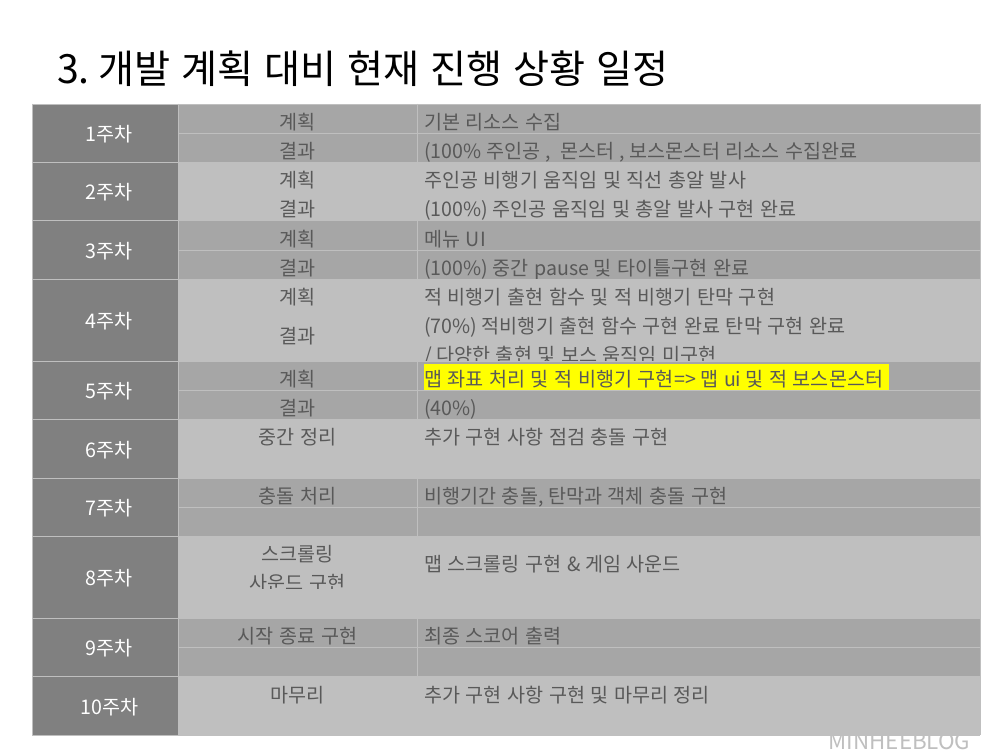
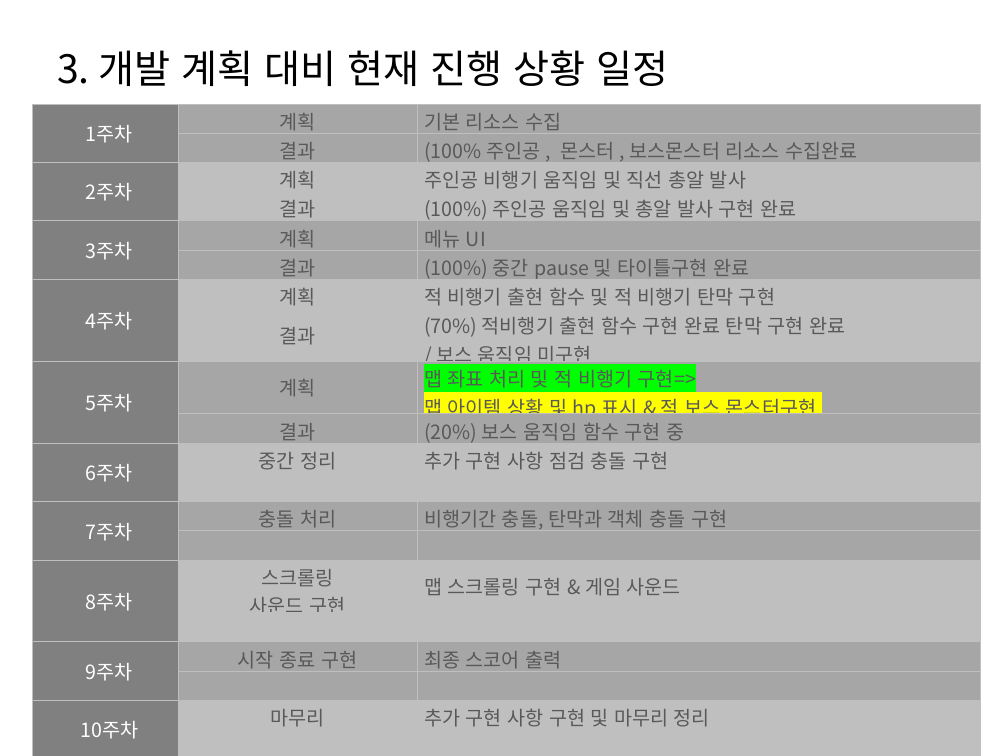
Before and after one commit to JINWOO-0715/2014180021-2DGP-Projects, a slide deck: slide 3 of 2DGP_Project_2nd.pptx. Drawn at 1008x756 pixels with LibreOffice and Linux fonts; fonts in the diff are those of the drawing. Boxes give left, top, right and bottom in pixels: in the first picture for what was removed or moved away, otherwise in the second. Text is boxed around its words. In the diff, an @@ line names an element or a change of style, - is before the commit and + after.

Commit message:
가이드 및 몬스터 다양하게 출현
* 조작법 안내 타이틀 추가
* 몬스터 랜덤하게 출현 추가

```diff
--- a/2DGP_Project_2nd.pptx
+++ b/2DGP_Project_2nd.pptx
@@ table at (x1=32, y1=104, x2=980, y2=756) @@
-row 8, column 3: (70%) 적비행기 출현 함수 구현 완료 탄막 구현 완료 / 다양한 출현 및 보스 움직임 미구현
+row 8, column 3: (70%) 적비행기 출현 함수 구현 완료 탄막 구현 완료 / 보스 움직임 미구현
-row 9, column 3: 맵 좌표 처리 및 적 비행기 구현=> 맵 ui 및 적 보스몬스터
+row 9, column 3: 맵 좌표 처리 및 적 비행기 구현=> / 맵 아이템 상황 및 hp 표시 & 적 보스 몬스터구현
-row 10, column 3: (40%)
+row 10, column 3: (20%) 보스 움직임 함수 구현 중
@@ text removed at (x1=829, y1=723, x2=970, y2=755) @@
-MINHEEBLOG
```
Also in this commit, not shown: 2 other slides changed, 9 other files.
